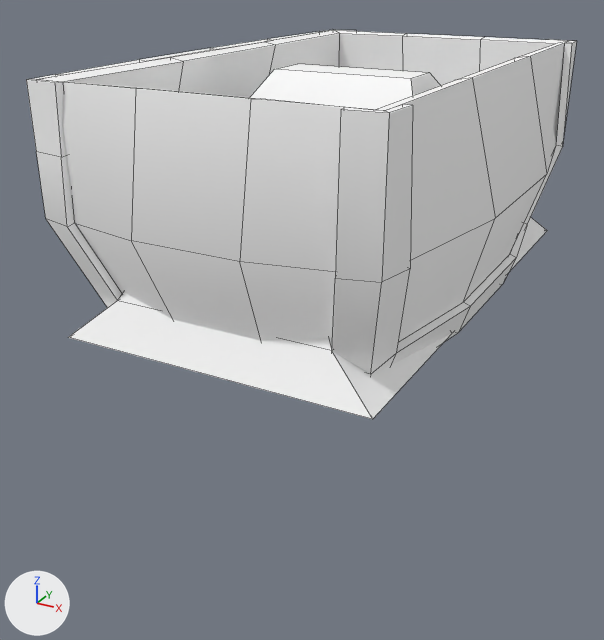
One commit to the FBX model Art/PROPS/PROP_LootBox/PROP_LootBox.fbx: the scene before it, then after it.
The view is the same before and after, from a 50 mm lens placed at (0.972, -2.03, 1.446), pointed at (-0.088, -0.102, 0.482). Arrows for +X, +Y and +Z are at lower left; the lights stay in place. Mesh edges are drawn as thin lines. Where no turn or scale is listed for an object, it has been applied to the vertices.

In view in the first picture: 'PROP_LootBox', 'PROP_LootBox_Cover'.
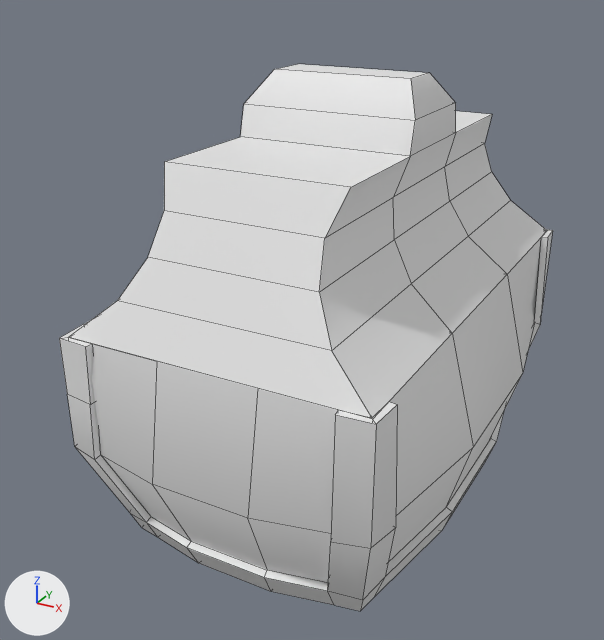
Where the change shows, as pixel boxes [x1, y1, x2, y2] in the pictures (604 x 640 px):
'PROP_LootBox', recoloured, moved
    before: [26, 30, 576, 374]
    after: [59, 229, 553, 611]
'PROP_LootBox_Cover', recoloured
    both: [69, 64, 547, 419]

The edits, one by one:
Material 'PROP_LootBox' (mat_prop_lootbox) changes colour from white #ffffff to white #e7e7e7; in linear values from (1.0, 1.0, 1.0) to (0.8, 0.8, 0.8).
Material 'PROP_LootBox_Cover' (mat_prop_lootbox_cover) changes colour from white #ffffff to white #e7e7e7; in linear values from (1.0, 1.0, 1.0) to (0.8, 0.8, 0.8).
Object 'PROP_LootBox' (ob_prop_lootbox) moves from (0.0, 0.0, 0.6) to (0.0, 0.0, 0.0).
